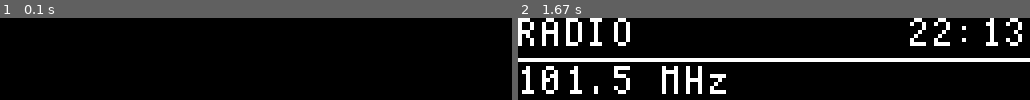
Above: before the commit, frames 1-2 (left to right).
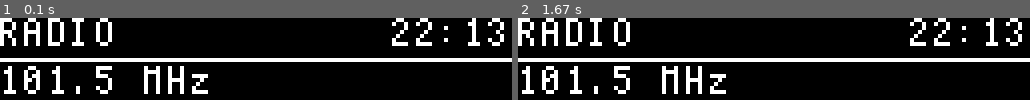
Above: after the commit, the same moments.

Repository: Jorineg/Radiowecker
Game: pygame game, started from main.py
Two runs of this game, one before a commit and one after it. Both use one fixed random seed, a clock stepped at 60 frames per second and the inputs below.
Inputs:
- Up to frame 1 (0.1 s): no input
- Up to frame 2 (1.67 s): hold Right 0.33-0.8 s; hold Right 0.83-1.3 s; hold Left from 1.33 s (still down)

The runs differ from the first frame. In frame 1, 13% of the frame differs, in the area x 0-100%, y 0-93%; in frame 2, nothing differs.

Commit message:
run on mainthread, changed queue empty exepction import

Diff:
--- a/audio.py
+++ b/audio.py
@@ -5,7 +5,7 @@
 import threading
 from typing import List, Tuple, Optional
 from pathlib import Path
-from queue import Queue
+from queue import Queue, Empty
 from dataclasses import dataclass
 from enum import Enum, auto
 
@@ -67,9 +67,6 @@
         self.media_list = None
         self.list_player = None
         self.command_queue = Queue()
-        self._running = True
-        self._command_thread = threading.Thread(target=self._process_commands, daemon=True)
-        self._command_thread.start()
 
         # Internet Radio
         self.stations: List[AudioStation] = []
@@ -152,10 +149,11 @@
         # Add current directory
         self.files.append(AudioFile(self.current_dir, is_dir=True, name=THIS_DIR))
 
-    def _process_commands(self):
-        while self._running:
-            try:
-                command = self.command_queue.get(timeout=0.5)
+    def process_commands(self):
+        """Process any pending audio commands - should be called from main thread"""
+        try:
+            while True:  # Process all pending commands
+                command = self.command_queue.get_nowait()
                 if command.command_type == AudioCommandType.PLAY_STATION:
                     self._play_station(command.data)
                 elif command.command_type == AudioCommandType.PLAY_FILE:
@@ -165,8 +163,8 @@
                 elif command.command_type == AudioCommandType.TOGGLE_PAUSE:
                     self._toggle_pause()
                 self.command_queue.task_done()
-            except queue.Empty:
-                continue
+        except Empty:
+            pass  # No more commands to process
 
     def play_station(self, station: AudioStation):
         self.command_queue.put(AudioCommand(AudioCommandType.PLAY_STATION, station))
@@ -269,9 +267,7 @@
         return True
 
     def cleanup(self):
-        self._running = False
-        if self._command_thread.is_alive():
-            self._command_thread.join(timeout=1.0)
+        """Cleanup resources"""
         if self.player:
             self.player.stop()
         if self.instance:
--- a/main.py
+++ b/main.py
@@ -86,39 +86,23 @@
     def main_loop(self):
         """Main application loop"""
         last_time = time.time()
-        update_interval = 0.1  # 100ms for normal updates
-        frame_interval = 0.033  # ~30 FPS for display
-
-        last_frame_time = time.time()
 
         while self.running:
             current_time = time.time()
-
-            # Process pygame events every frame to keep Windows happy
-            if not self.is_pi:
-                try:
-                    for event in pygame.event.get():
-                        if event.type == pygame.QUIT:
-                            self.running = False
-                except:
-                    pass  # Ignore any pygame errors
-
-            # Update display at frame rate
-            if current_time - last_frame_time >= frame_interval:
-                try:
-                    self.ui.render()
-                    last_frame_time = current_time
-                except:
-                    pass  # Ignore any display errors
-
-            # Update logic at normal rate
-            if current_time - last_time >= update_interval:
+            if current_time - last_time >= 1:
                 self.check_alarms()
                 self.update_status()
                 last_time = current_time
 
-            # Small sleep to prevent CPU overuse
-            time.sleep(1)
+            # Process any pending audio commands
+            self.audio.process_commands()
+
+            # Update display
+            self.ui.render()
+            self.display.show()
+
+            # Small sleep to prevent busy waiting
+            time.sleep(0.01)
 
     def cleanup(self):
         """Cleanup on exit"""
